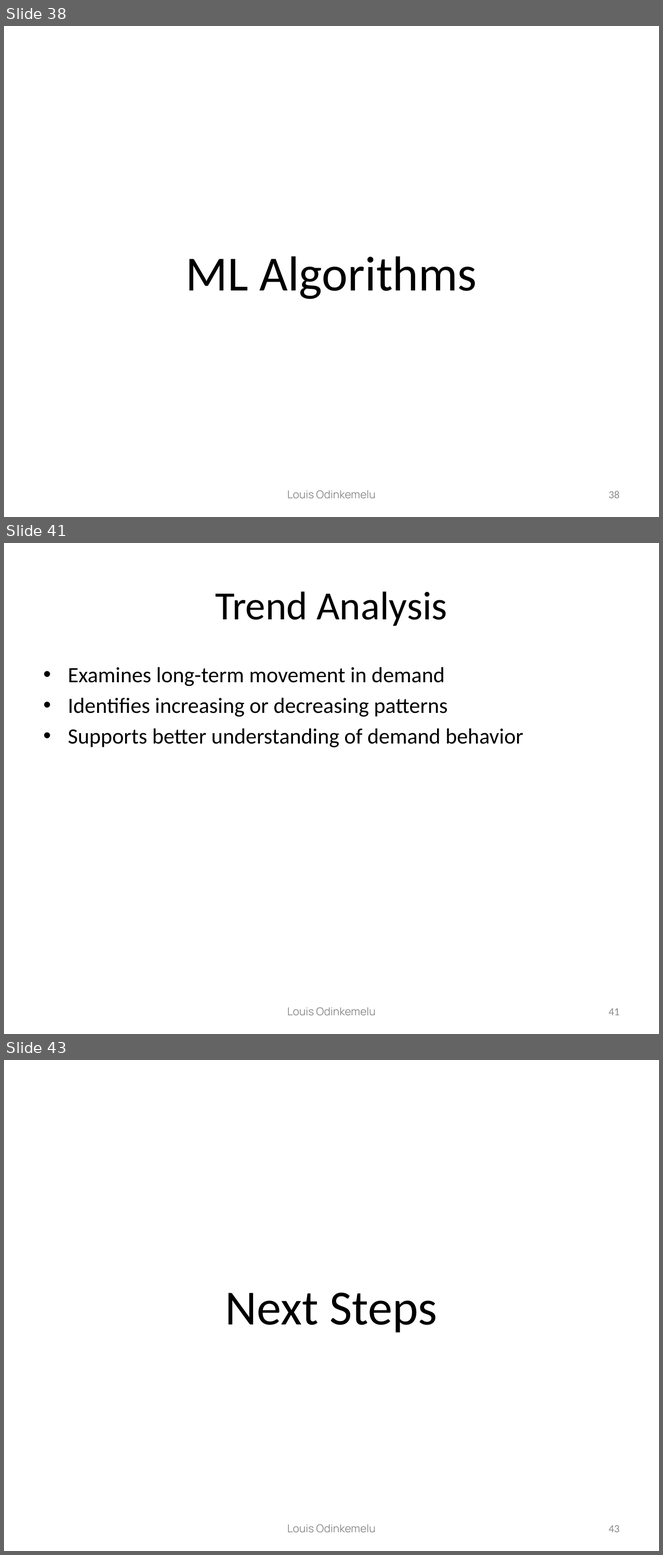
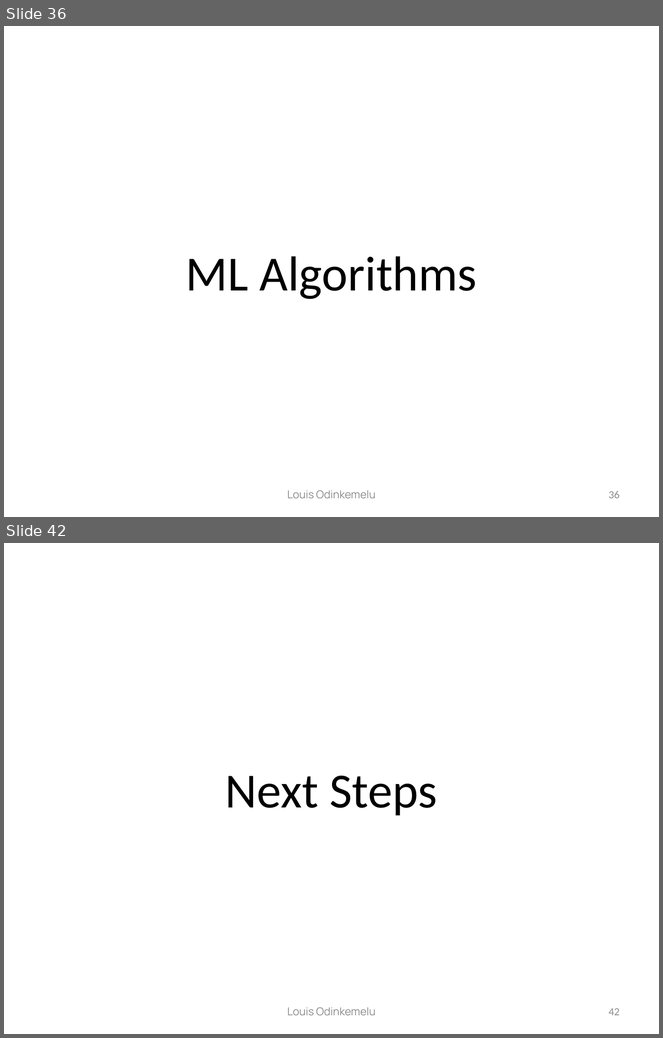
Before and after one commit to MayZinKo/Demand_Management_Industrial_Analytics_Project, a slide deck: Demand_Management_Presentation.pptx. Shown one above the other, each under a label of ours: slides 38, 41 and 43 before the commit, slides 36 and 42 after it; the slides between them are not shown. The pictures are 663x1555 and 663x1038 pixels, drawn with LibreOffice and Linux fonts; fonts in the diff are those of the drawing. Boxes give left, top, right and bottom in pixels: in the first picture for what was removed or moved away, otherwise in the second. Text is boxed around its words. In the diff, an @@ line names an element or a change of style, - is before the commit and + after.

```diff
--- a/Demand_Management_Presentation.pptx
+++ b/Demand_Management_Presentation.pptx
@@ slide 41 removed at (x1=4, y1=543, x2=659, y2=1034), background #FFFFFF @@
@@ title removed at (x1=215, y1=591, x2=447, y2=626) @@
-Trend Analysis
@@ text removed at (x1=68, y1=667, x2=523, y2=748) @@
-• Examines long-term movement in demand
-• Identifies increasing or decreasing patterns
-• Supports better understanding of demand behavior
@@ text removed at (x1=287, y1=1007, x2=375, y2=1016) @@
-Louis Odinkemelu
@@ page number removed at (x1=609, y1=1008, x2=620, y2=1016) @@
-41
@@ what was slide 38 is now slide 36 @@
@@ page number at (x1=609, y1=491, x2=620, y2=499): text changed @@
-38
+36
@@ what was slide 43 is now slide 42 @@
@@ page number at (x1=609, y1=1008, x2=620, y2=1016): text changed @@
-43
+42
```
Also in this commit, not shown: 10 slides changed, 5 slides added, 5 other slides removed, 1 other file.
